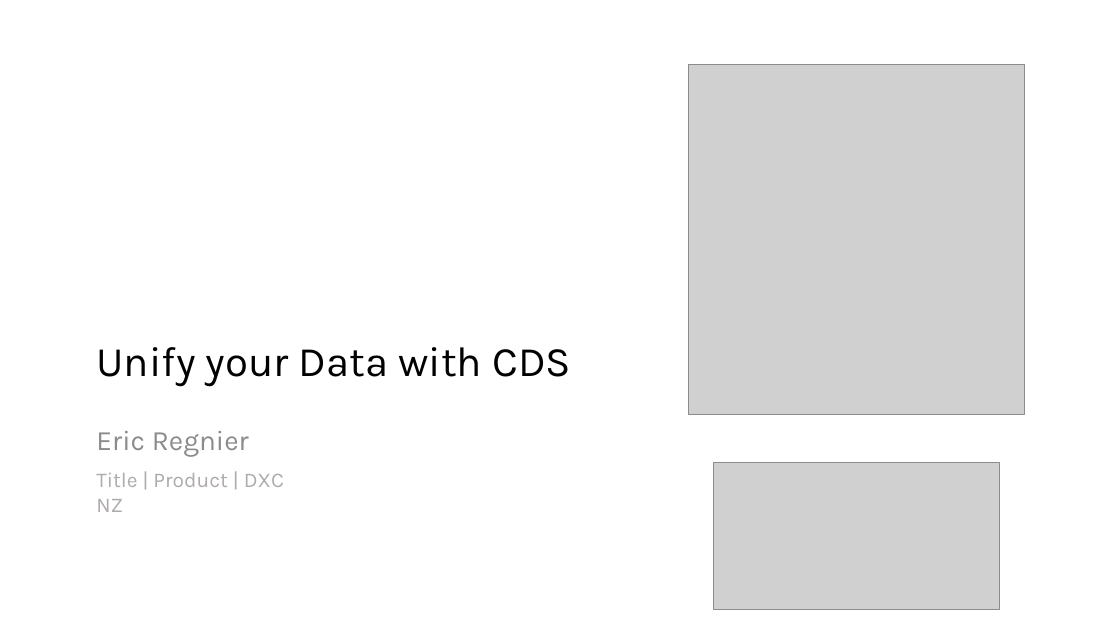
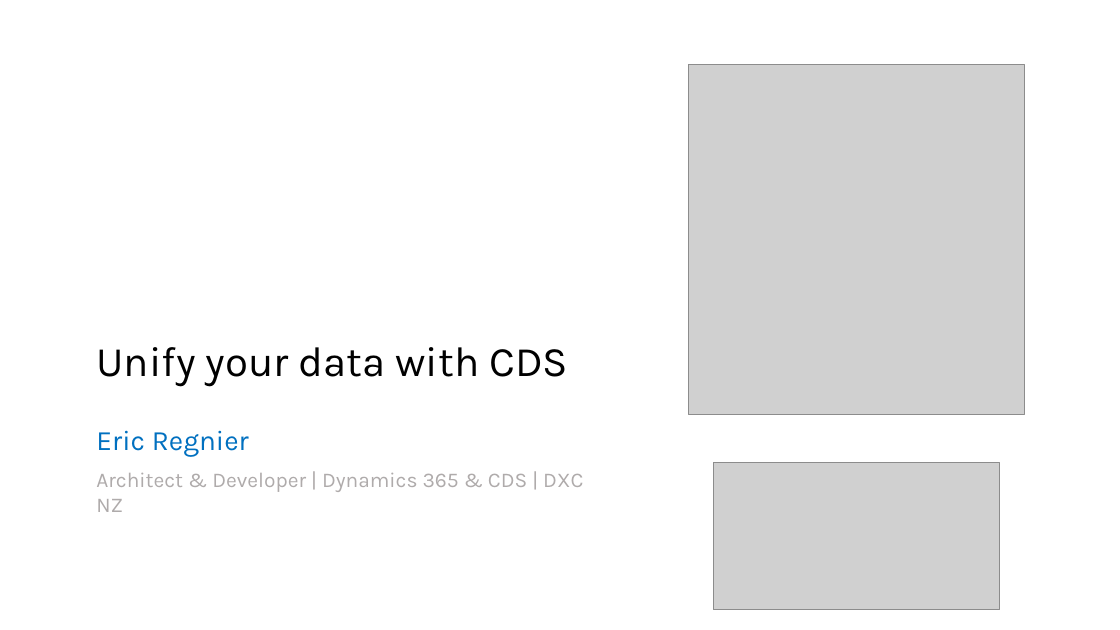
Before and after one commit to ramimounla/GlobalPowerPlatformBootcamp, a slide deck: slide 1 of Slides/Eric Regnier - Unify your data with CDS - 300 GPPB Wellington.pptx. Drawn at 1120x630 pixels with LibreOffice and Linux fonts; fonts in the diff are those of the drawing; grey boxes stand for pictures. Boxes give left, top, right and bottom in pixels: in the first picture for what was removed or moved away, otherwise in the second. Text is boxed around its words. In the diff, an @@ line names an element or a change of style, - is before the commit and + after.

Commit message:
Closing and Eric slides

```diff
--- a/Slides/Eric Regnier - Unify your data with CDS - 300 GPPB Wellington.pptx
+++ b/Slides/Eric Regnier - Unify your data with CDS - 300 GPPB Wellington.pptx
@@ title at bbox=[96, 347, 568, 387]: text changed @@
-Unify your Data with CDS
+Unify your data with CDS
@@ text "Eric Regnier" at bbox=[96, 430, 249, 456]: text colour #8C8C8C to #0070C0 @@
@@ text at bbox=[96, 473, 583, 512]: text changed @@
-Title | Product | DXC NZ
+Architect & Developer | Dynamics 365 & CDS | DXC NZ
```
Also in this commit, not shown: 9 slides added, 2 slides removed, 1 other file.
